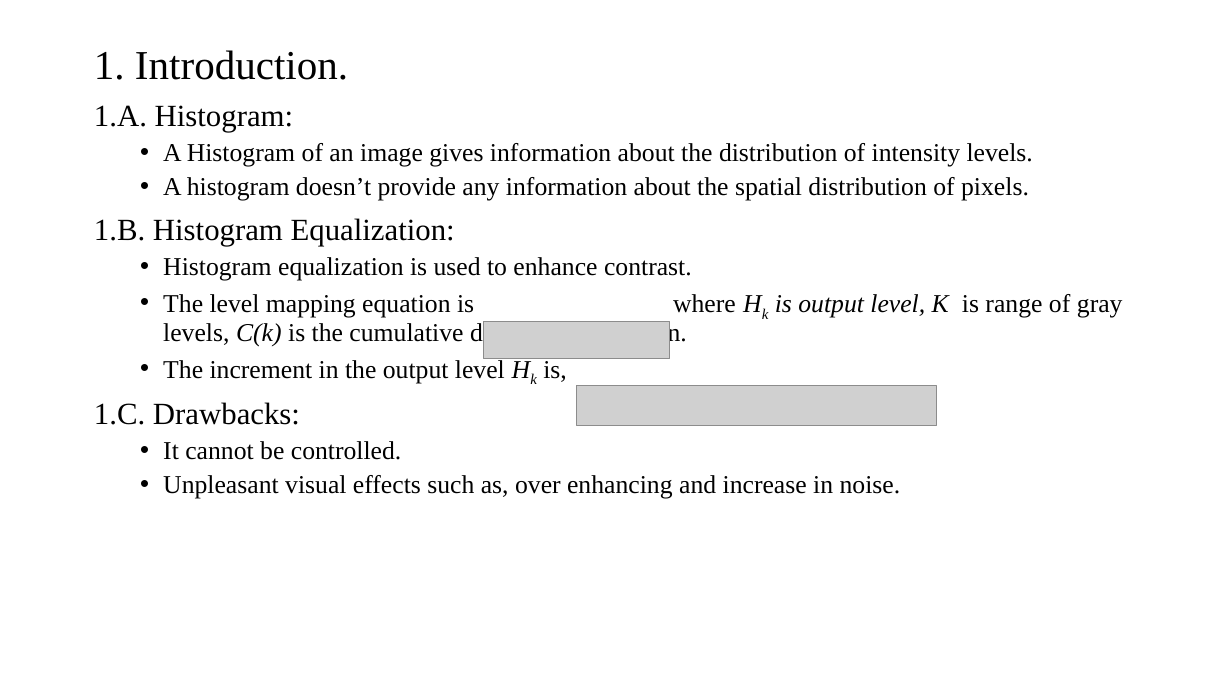
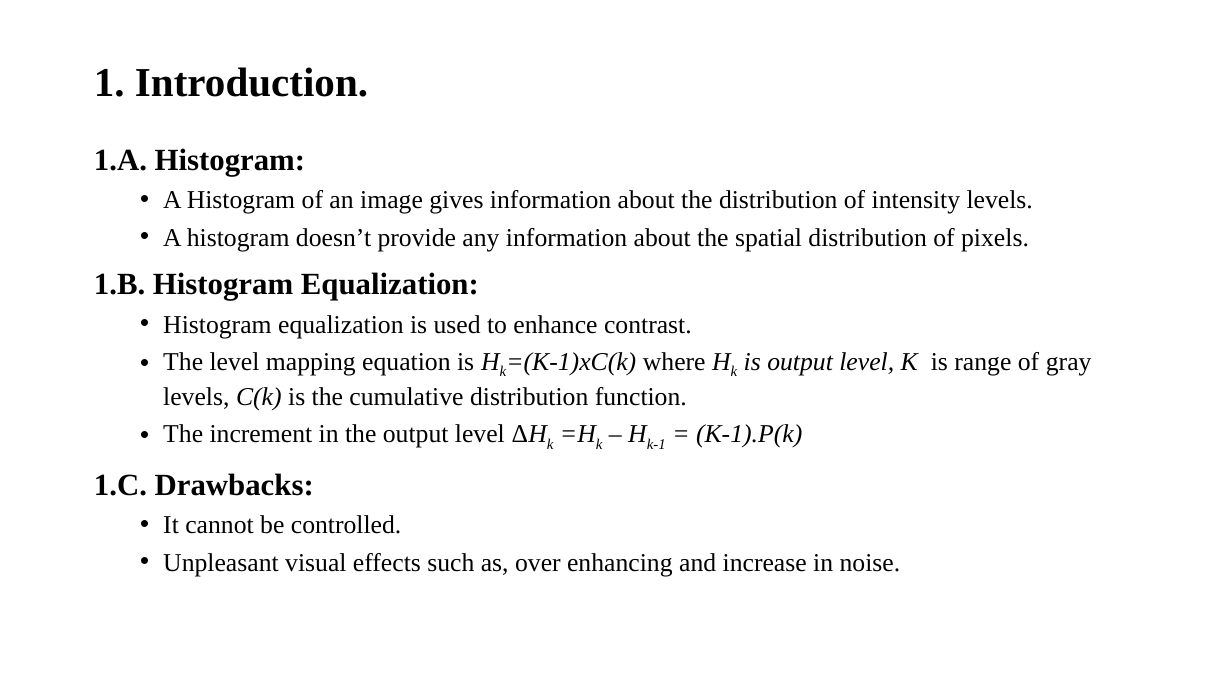
Before and after one commit to lohith921/DIP, a slide deck: slide 3 of Project/Presentation.pptx. Drawn at 1232x693 pixels with LibreOffice and Linux fonts; fonts in the diff are those of the drawing; grey boxes stand for pictures. Boxes give left, top, right and bottom in pixels: in the first picture for what was removed or moved away, otherwise in the second. Text is boxed around its words. In the diff, an @@ line names an element or a change of style, - is before the commit and + after.

Commit message:
added results, made format changes

```diff
--- a/Project/Presentation.pptx
+++ b/Project/Presentation.pptx
@@ title "1. Introduction.": place and size @@
-title "1. Introduction." at [94,50,348,80]
+title "1. Introduction." at [94,67,368,97]
@@ title "1. Introduction." at [94,67,368,97]: bold on @@
@@ text "1.A. Histogram:": place and size @@
-text "1.A. Histogram:" at [94,105,1123,499]
+text "1.A. Histogram:" at [94,148,1092,576]
@@ text at [94,148,1033,576]: bold on in "1.A. Histogram:", "1.B. Histogram Equalization:", "1.C. Drawbacks:"; line spacing 0.9 to 1 @@
@@ picture removed at [483,322,670,360] @@
@@ text at [163,352,1092,449]: text changed @@
-  • The level mapping equation is where Hk is output level, K is range of gray levels, C(k) is the cumulative distribution function.
-  • The increment in the output level Hk is,
+  • The level mapping equation is Hk=(K-1)xC(k) where Hk is output level, K is range of gray levels, C(k) is the cumulative distribution function.
+  • The increment in the output level ΔHk =Hk – Hk-1 = (K-1).P(k)
@@ picture removed at [577,386,937,426] @@
```
Also in this commit, not shown: 6 other slides changed, 3 slides added, 2 slides removed.
